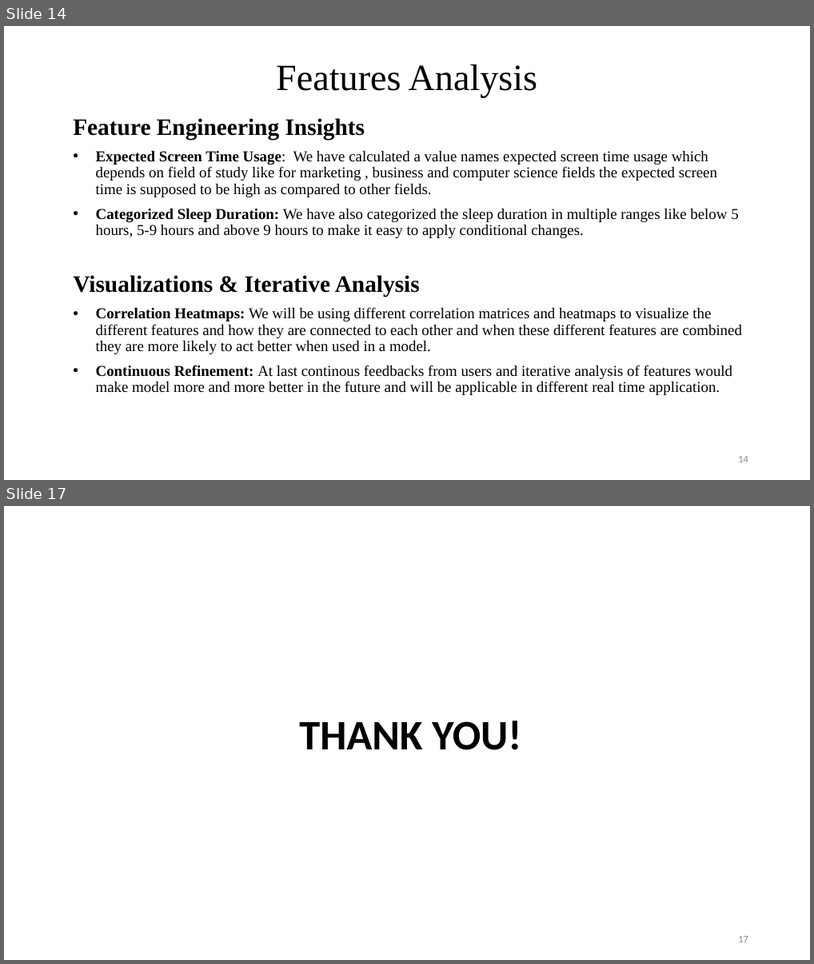
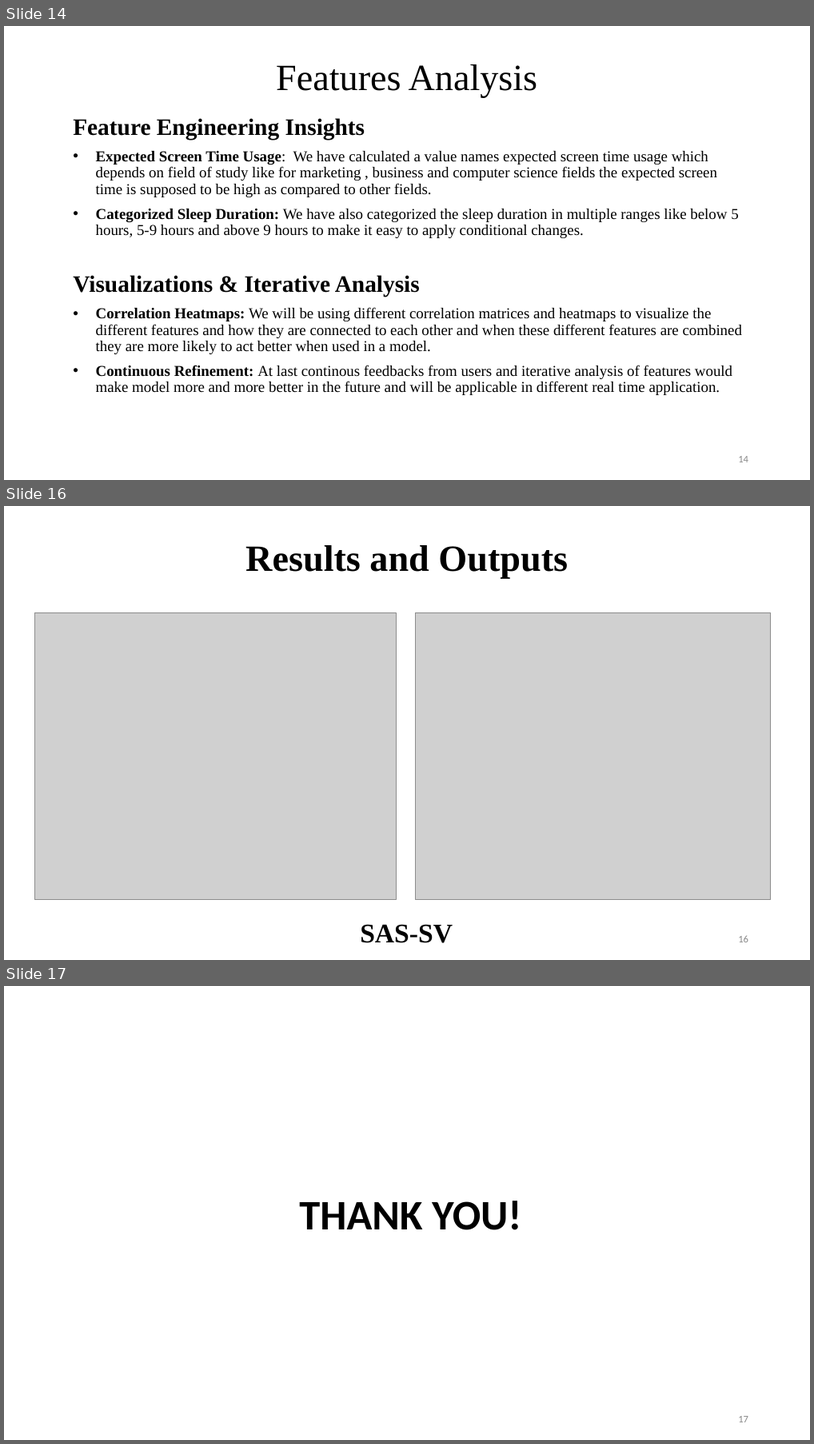
Before and after one commit to Brainskull24/Heal.ai, a slide deck: MP/PPT.pptx. Shown one above the other, each under a label of ours: slides 14 and 17 before the commit, slides 14, 16 and 17 after it; the slides between them are not shown. The pictures are 814x964 and 814x1444 pixels, drawn with LibreOffice and Linux fonts; fonts in the diff are those of the drawing; grey boxes stand for pictures; background and template pictures are left out. Boxes give left, top, right and bottom in pixels: in the first picture for what was removed or moved away, otherwise in the second. Text is boxed around its words. In the diff, an @@ line names an element or a change of style, - is before the commit and + after.

```diff
--- a/MP/PPT.pptx
+++ b/MP/PPT.pptx
@@ slide 16 added at (4,506,810,960), background picture (left out) @@
@@ title added at (246,545,568,579), 44 pt, text #000000, bold @@
+Results and Outputs
@@ picture added at (35,612,397,900) @@
@@ picture added at (416,612,772,900) @@
@@ text added at (360,924,453,943), 32 pt, text #000000, bold @@
+SAS-SV
@@ page number added at (738,935,749,942), 12 pt, text #888888 @@
+16
```
Also in this commit, not shown: 1 slide changed, 1 slide removed.
